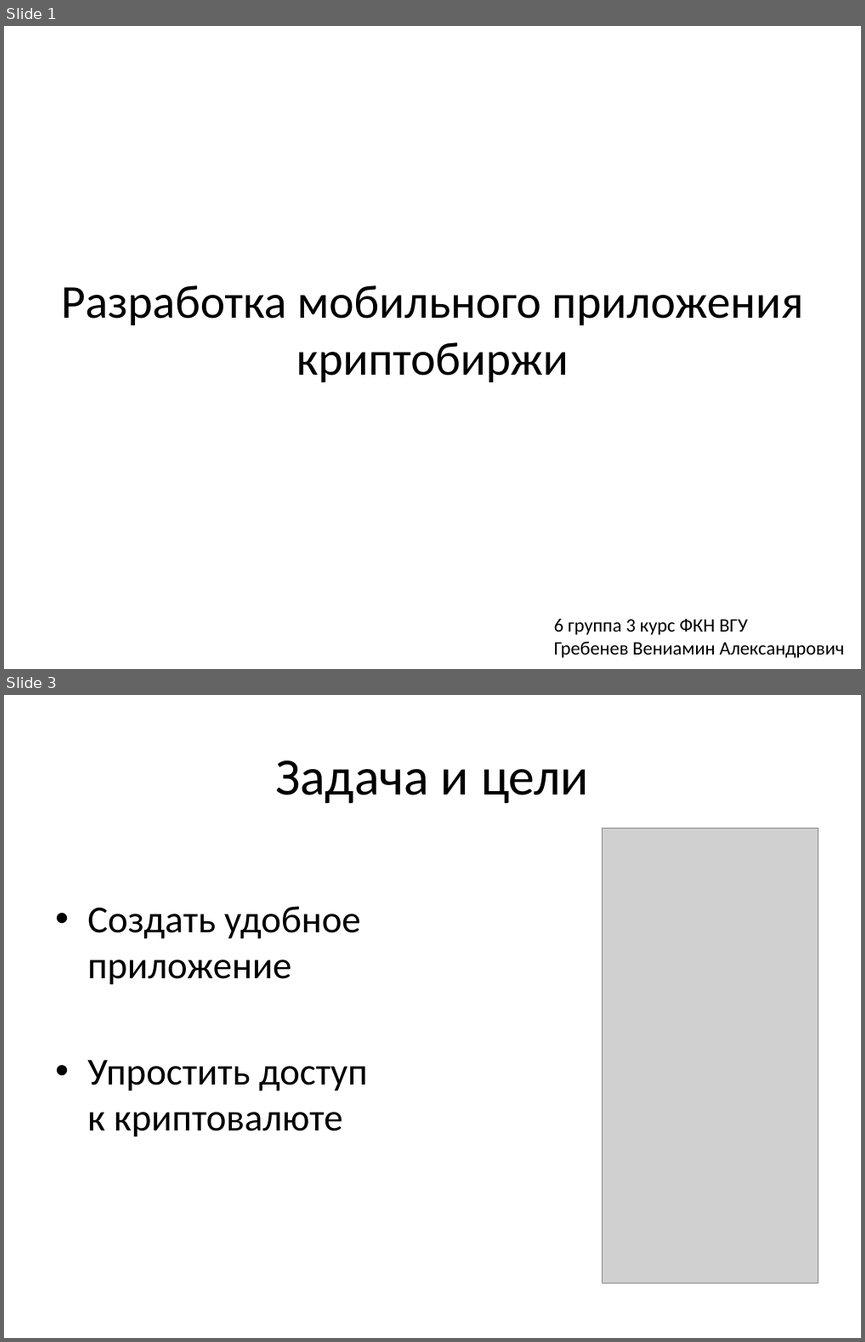
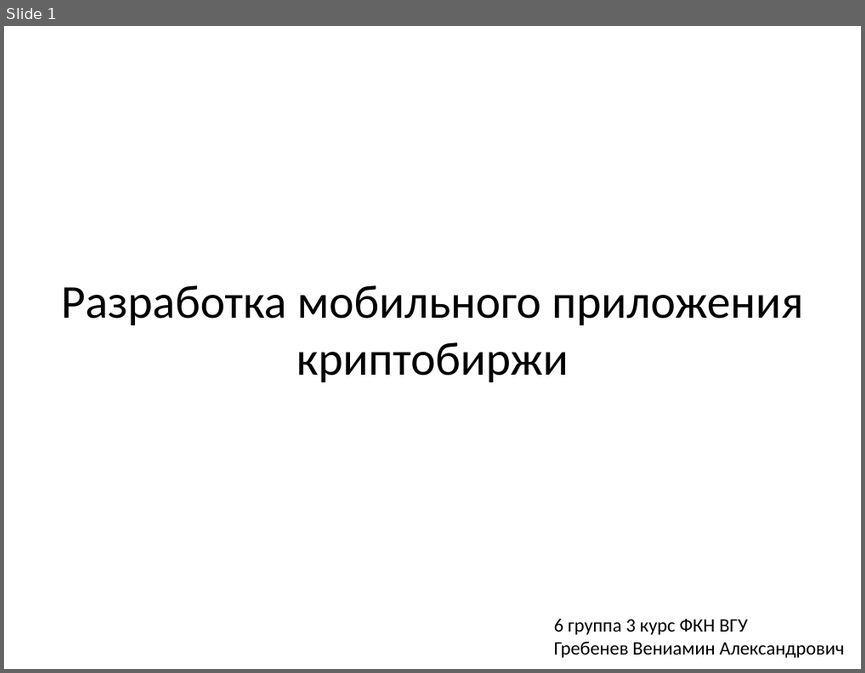
Before and after one commit to Ven-i-amin/kotlin_moblie, a slide deck: android-app/docs/media/presentation.pptx. Shown one above the other, each under a label of ours: slides 1 and 3 before the commit, slide 1 after it; the slides between them are not shown. The pictures are 865x1342 and 865x673 pixels, drawn with LibreOffice and Linux fonts; fonts in the diff are those of the drawing; grey boxes stand for pictures. Boxes give left, top, right and bottom in pixels: in the first picture for what was removed or moved away, otherwise in the second. Text is boxed around its words. In the diff, an @@ line names an element or a change of style, - is before the commit and + after.

```diff
--- a/android-app/docs/media/presentation.pptx
+++ b/android-app/docs/media/presentation.pptx
@@ slide 3 removed at (4,695,861,1338), background #FFFFFF @@
@@ title removed at (275,760,589,803) @@
-Задача и цели
@@ picture removed at (602,828,818,1282) @@
@@ text removed at (87,906,368,1137) @@
-• Создать удобное приложение
-• Упростить доступ
-  к криптовалюте
```
Also in this commit, not shown: 4 slides changed, 3 slides added, 3 other slides removed.
